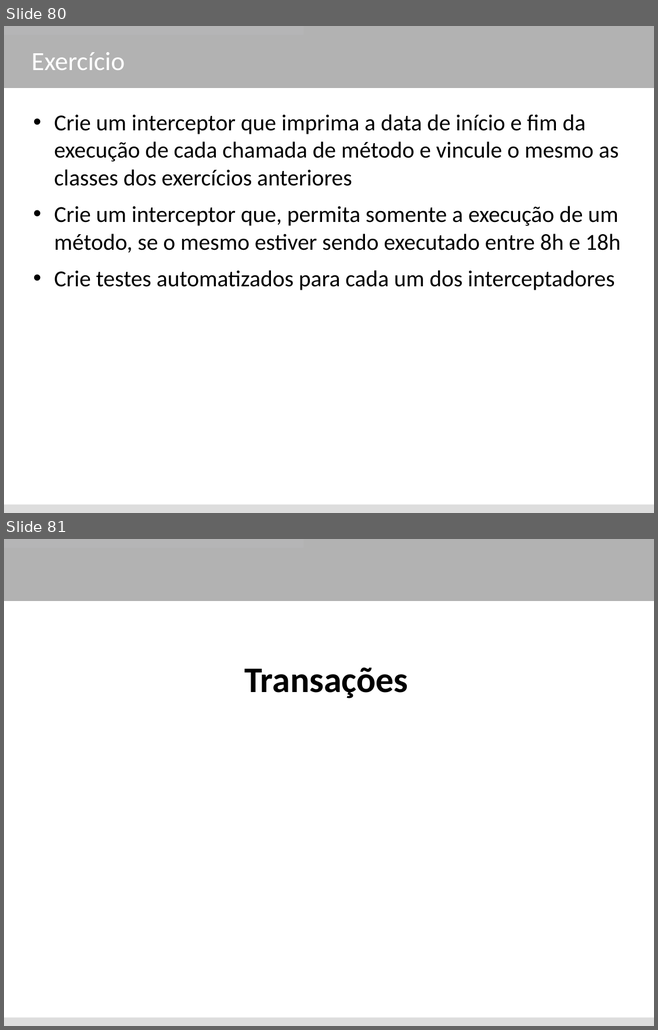
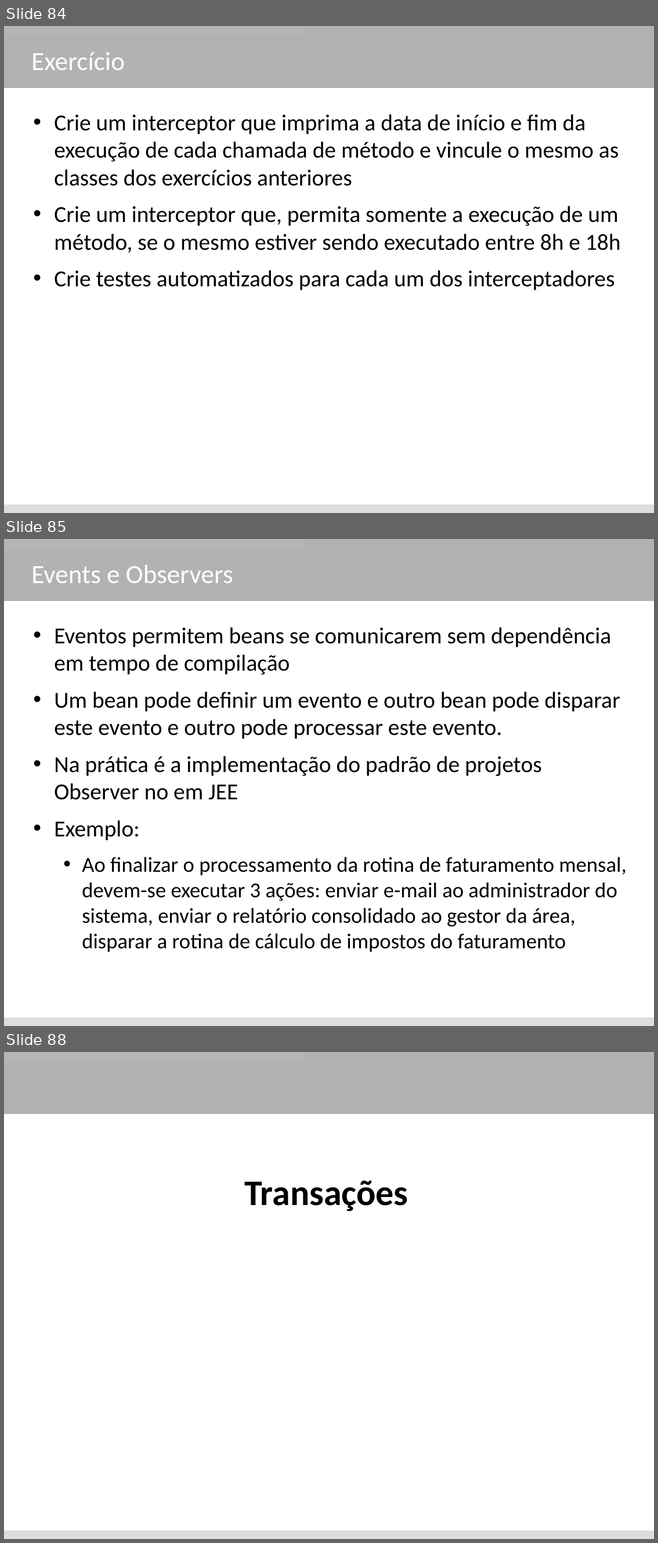
Before and after one commit to rpostai/jee-blank, a slide deck: java enterprise edition - revisado.odp. Shown one above the other, each under a label of ours: slides 80 and 81 before the commit, slides 84, 85 and 88 after it; the slides between them are not shown. The pictures are 658x1030 and 658x1543 pixels, drawn with LibreOffice and Linux fonts; fonts in the diff are those of the drawing. Boxes give left, top, right and bottom in pixels: in the first picture for what was removed or moved away, otherwise in the second. Text is boxed around its words. In the diff, an @@ line names an element or a change of style, - is before the commit and + after.

Commit message:
Ajustes no projeto Inclusao de Interceptadores CDI, Events e Observers e Jax-RS

```diff
--- a/java enterprise edition - revisado.odp
+++ b/java enterprise edition - revisado.odp
@@ slide 85 added at (4,539,654,1026), background #FFFFFF; not listed: 3 template elements that a slide beside it also shows @@
@@ title added at (31,565,233,583), 32 pt, text #FFFFFF @@
+Events e Observers
@@ text added at (54,627,626,952), 28 pt, text #000000 @@
+• Eventos permitem beans se comunicarem sem dependência em tempo de compilação
+• Um bean pode definir um evento e outro bean pode disparar este evento e outro pode processar este evento.
+• Na prática é a implementação do padrão de projetos Observer no em JEE
+• Exemplo:
+  • Ao finalizar o processamento da rotina de faturamento mensal, devem-se executar 3 ações: enviar e-mail ao administrador do sistema, enviar o relatório consolidado ao gestor da área, disparar a rotina de cálculo de impostos do faturamento
@@ what was slide 80 is now slide 84 @@
@@ what was slide 81 is now slide 88 @@
```
Also in this commit, not shown: 2 slides changed, 10 other slides added, 5 slides removed, 11 other files.
